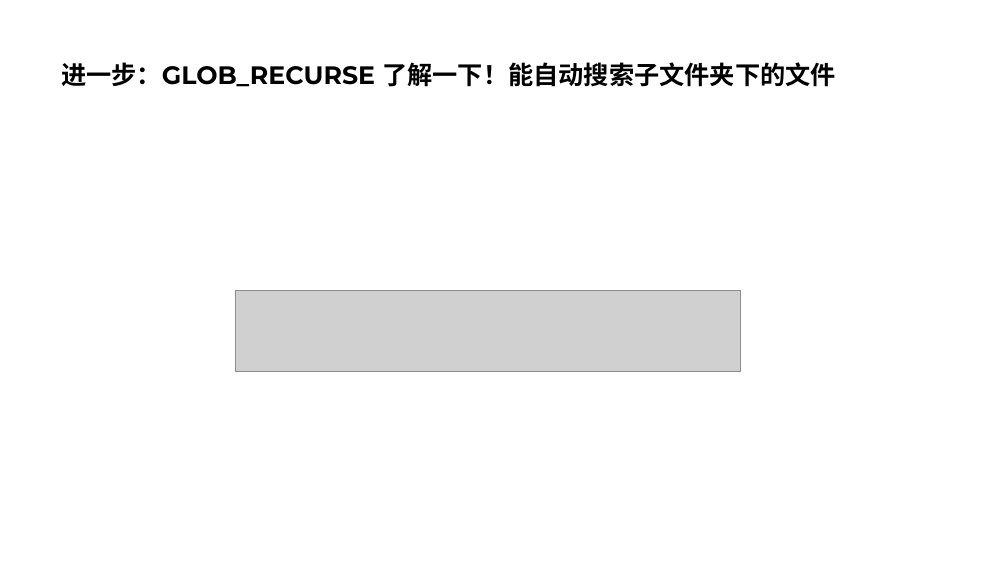
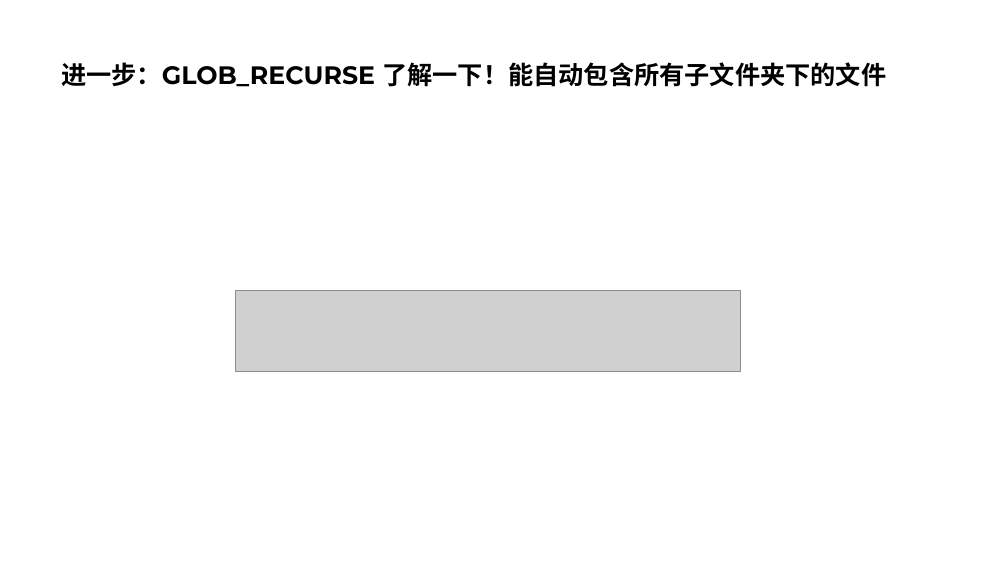
Before and after one commit to parallel101/course, a slide deck: slide 15 of 11/slides.pptx. Drawn at 1008x567 pixels with LibreOffice and Linux fonts; fonts in the diff are those of the drawing; grey boxes stand for pictures. Boxes give left, top, right and bottom in pixels: in the first picture for what was removed or moved away, otherwise in the second. Text is boxed around its words. In the diff, an @@ line names an element or a change of style, - is before the commit and + after.

```diff
--- a/11/slides.pptx
+++ b/11/slides.pptx
@@ title at (61,62,886,87): text changed @@
-进一步：GLOB_RECURSE 了解一下！能自动搜索子文件夹下的文件
+进一步：GLOB_RECURSE 了解一下！能自动包含所有子文件夹下的文件
```
Also in this commit, not shown: 4 other slides changed, 5 slides added, 48 other files.
